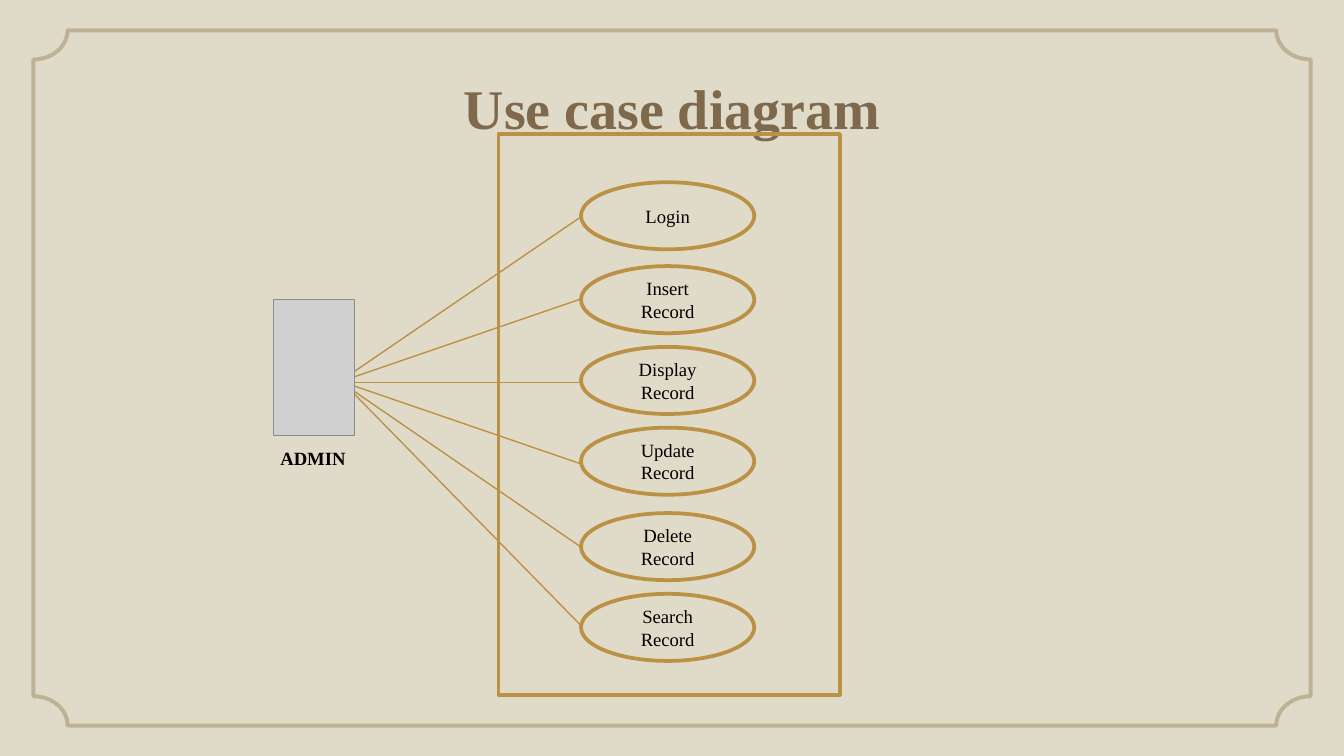
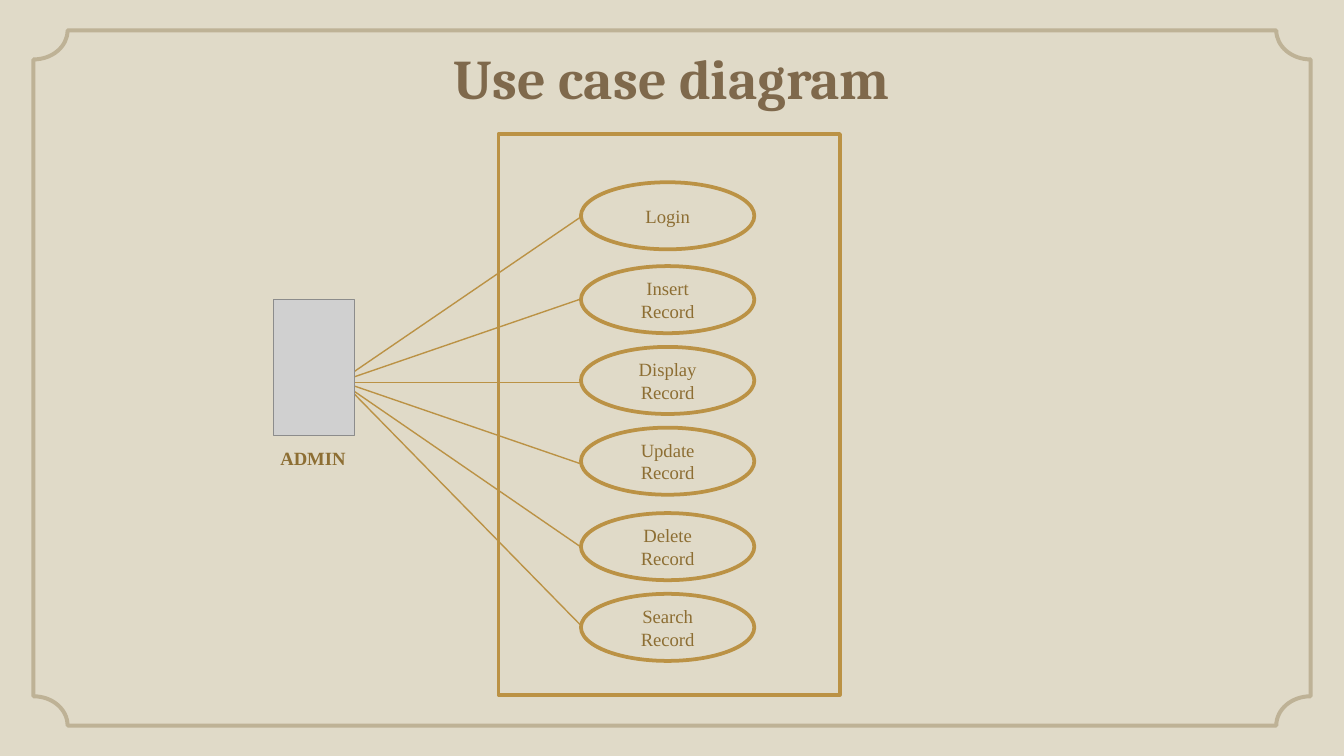
Before and after one commit to Andipstha/theFusion-Project-I, a slide deck: slide 9 of Documentation/LBMS_Presentation.pptx. Drawn at 1344x756 pixels with LibreOffice and Linux fonts; fonts in the diff are those of the drawing; grey boxes stand for pictures; background and template pictures are left out. Boxes give left, top, right and bottom in pixels: in the first picture for what was removed or moved away, otherwise in the second. Text is boxed around its words. In the diff, an @@ line names an element or a change of style, - is before the commit and + after.

```diff
--- a/Documentation/LBMS_Presentation.pptx
+++ b/Documentation/LBMS_Presentation.pptx
@@ title "Use case diagram": place and size @@
-title "Use case diagram" at (464,90,880,140)
+title "Use case diagram" at (454,60,890,111)
@@ title "Use case diagram" at (454,60,890,111): font Times New Roman to Cambria @@
@@ text colour #000000 to #8D6E33 in 7 elements at (581,183,754,250), (581,266,754,333), (581,347,754,414), (581,427,754,495), (581,513,754,581), (581,594,754,661), (280,452,345,465) @@
```
Also in this commit, not shown: 9 other slides changed, 2 other files.
